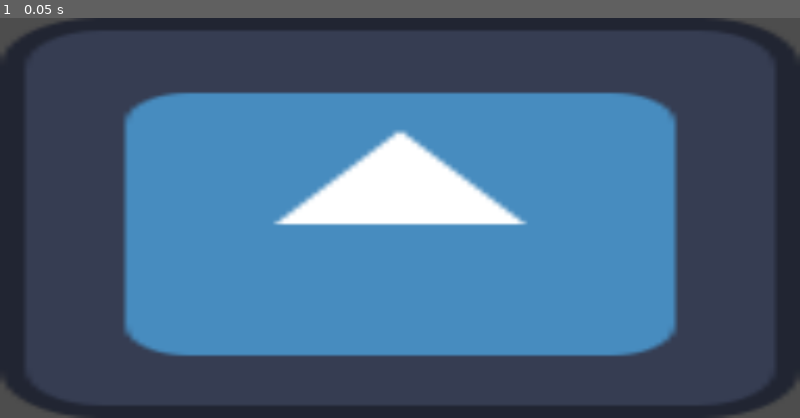
Above: before the commit, frame 1.
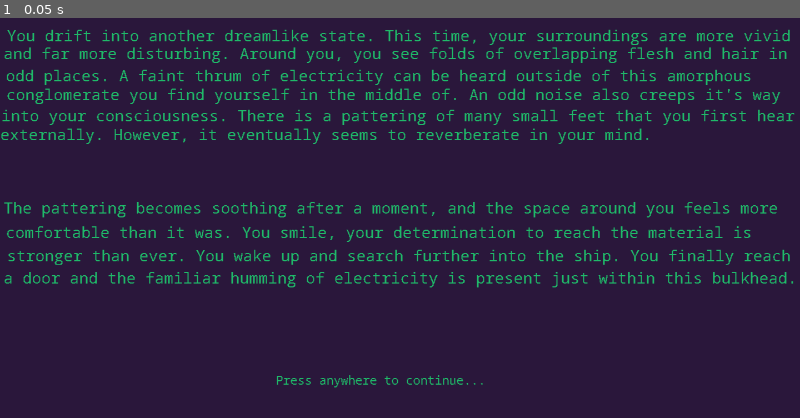
Above: after the commit, the same moment.

Repository: carprulez/technostatic
Game: Godot game, scene res://scenes/mindPassage.tscn
The game is run twice, just before and just after one commit, with the same random seed, the same clock (stepped at 60 frames per second) and the same inputs. This scene is started directly instead of the project's main scene. The engine's default icon, where the game draws it, is replaced by a stand-in: a white triangle on a blue panel in a dark square.
Inputs:
- Up to frame 1 (0.05 s): no input

The runs differ from the first frame. In frame 1, 88% of the frame differs, in the area x 0-100%, y 0-100%.

Commit message:
wrote cutscene screens

Diff:
--- a/scenes/mindPassage.tscn
+++ b/scenes/mindPassage.tscn
@@ -1,7 +1,7 @@
 [gd_scene format=3 uid="uid://bqdiw7rlk8q1i"]
 
 [ext_resource type="Script" uid="uid://dfhvi7maty2ua" path="res://scripts/mindPassage.gd" id="1_ngot4"]
-[ext_resource type="Texture2D" uid="uid://cuih1884ntvbo" path="res://icon.svg" id="2_i6llj"]
+[ext_resource type="Texture2D" uid="uid://bhix65j1epyt5" path="res://assets/vignettes/mindPassage.png" id="2_ngot4"]
 
 [sub_resource type="StyleBoxEmpty" id="StyleBoxEmpty_hfjkw"]
 
@@ -24,8 +24,7 @@
 
 [node name="Sprite2D" type="Sprite2D" parent="." unique_id=1339400176]
 position = Vector2(720.49994, 360)
-scale = Vector2(11.257812, 5.625)
-texture = ExtResource("2_i6llj")
+texture = ExtResource("2_ngot4")
 
 [node name="Button" type="Button" parent="." unique_id=1345072179]
 layout_mode = 0
--- a/scenes/soulTerminal.tscn
+++ b/scenes/soulTerminal.tscn
@@ -1,6 +1,6 @@
 [gd_scene format=3 uid="uid://0aqpmjmvcgj8"]
 
-[ext_resource type="Script" uid="uid://duc0u5asg4jcw" path="res://scripts/terminalMind.gd" id="1_i65i7"]
+[ext_resource type="Script" uid="uid://bfwrrh8dxjm3w" path="res://scripts/terminalSoul.gd" id="1_i65i7"]
 [ext_resource type="Texture2D" uid="uid://c03ebubik4ose" path="res://assets/ui/TerminalUI.png" id="2_t5oxv"]
 [ext_resource type="Theme" uid="uid://ddghnc760x4xr" path="res://themes/LineEdit.tres" id="3_bi4nd"]
 [ext_resource type="Theme" uid="uid://du0m6gsybr0jp" path="res://themes/RichTextLabel.tres" id="4_num17"]
--- /dev/null
+++ b/scripts/terminalSoul.gd
@@ -0,0 +1,76 @@
+extends Control
+
+@onready var user_input = $LineEdit
+@onready var overlay = $TerminalOverlay
+var newOverlay = load("res://assets/ui/terminalOverlay6.png")
+
+
+# Called when the node enters the scene tree for the first time.
+func _ready() -> void:
+	$Puzzle.visible = false
+	user_input.editable = false
+	$StaticText.visible = false
+	$FlavorText.visible = false
+	$GravFail.visible = false
+	$AirFilter.visible = false
+	$SystemReboot.visible = false
+	$ReturnButton.visible = false
+	$Puzzle/File4.visible = false
+
+
+# Called every frame. 'delta' is the elapsed time since the previous frame.
+func _process(delta: float) -> void:
+	pass
+
+
+func _on_button_pressed() -> void:
+	overlay.texture = newOverlay
+	$StaticText.visible = true
+	$FlavorText.visible = true
+	user_input.editable = true
+
+
+func _on_line_edit_text_submitted(new_text: String) -> void:
+	if new_text == "bariss":
+		$StaticText.visible = false
+		$Puzzle.visible = true
+	if new_text == "THANK YOU":
+		$Puzzle/File4.visible = true
+	user_input.clear()
+
+
+func _on_texture_button_pressed() -> void:
+	print("SUCCESS")
+
+
+func _on_file_1_pressed() -> void:
+	$Puzzle.visible = false
+	$GravFail.visible = true
+	$ReturnButton.visible = true
+
+
+func _on_file_2_pressed() -> void:
+	$Puzzle.visible = false
+	$AirFilter.visible = true
+	$ReturnButton.visible = true
+
+
+func _on_file_3_pressed() -> void:
+	$Puzzle.visible = false
+	$SystemReboot.visible = true
+	$ReturnButton.visible = true
+
+
+func _on_return_button_pressed() -> void:
+	$ReturnButton.visible = false
+	$GravFail.visible = false
+	$AirFilter.visible = false
+	$SystemReboot.visible = false
+	$Puzzle.visible = true
+
+
+func _on_file_4_pressed() -> void:
+	$Puzzle.visible = false
+	$StaticText.text = "THANK YOU FOR EMPOWERING US"
+	$StaticText/TextureButton.visible = false
+	$StaticText.visible = true
Binary file added: assets/vignettes/mindPassage.png
Not shown, added: assets/vignettes/mindPassage.png.import
Not shown, added: scripts/terminalSoul.gd.uid
